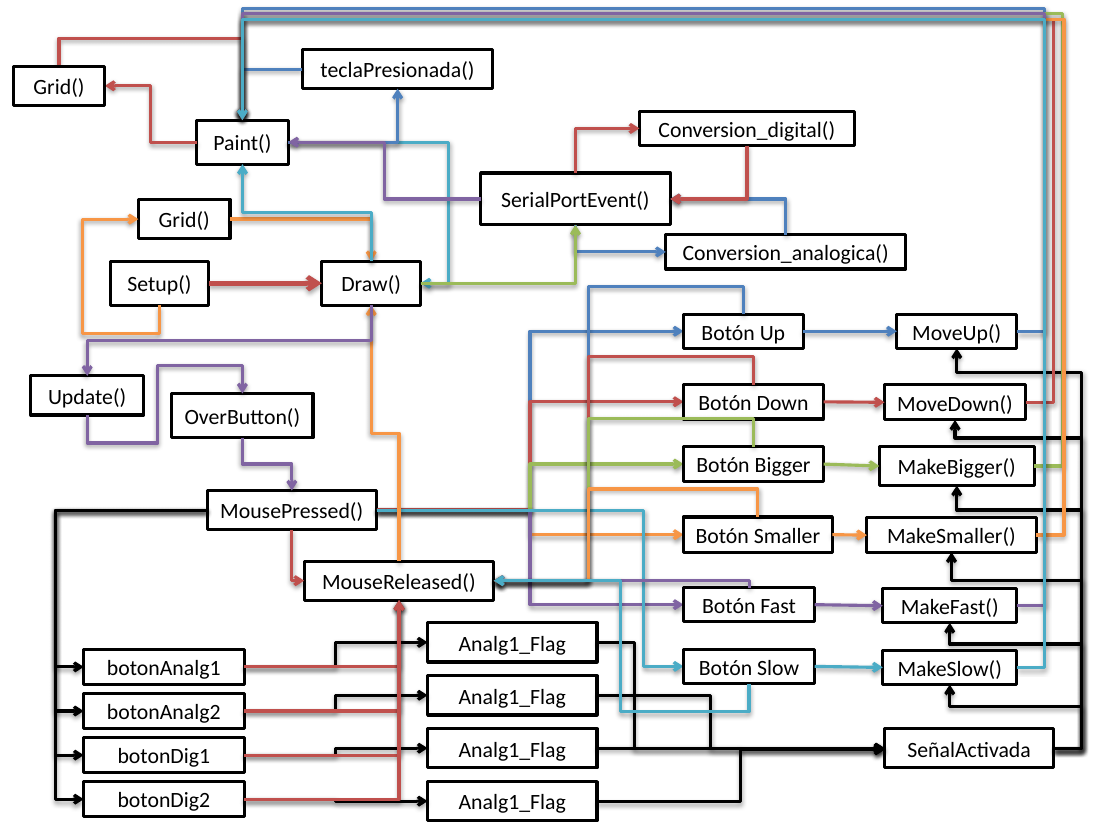
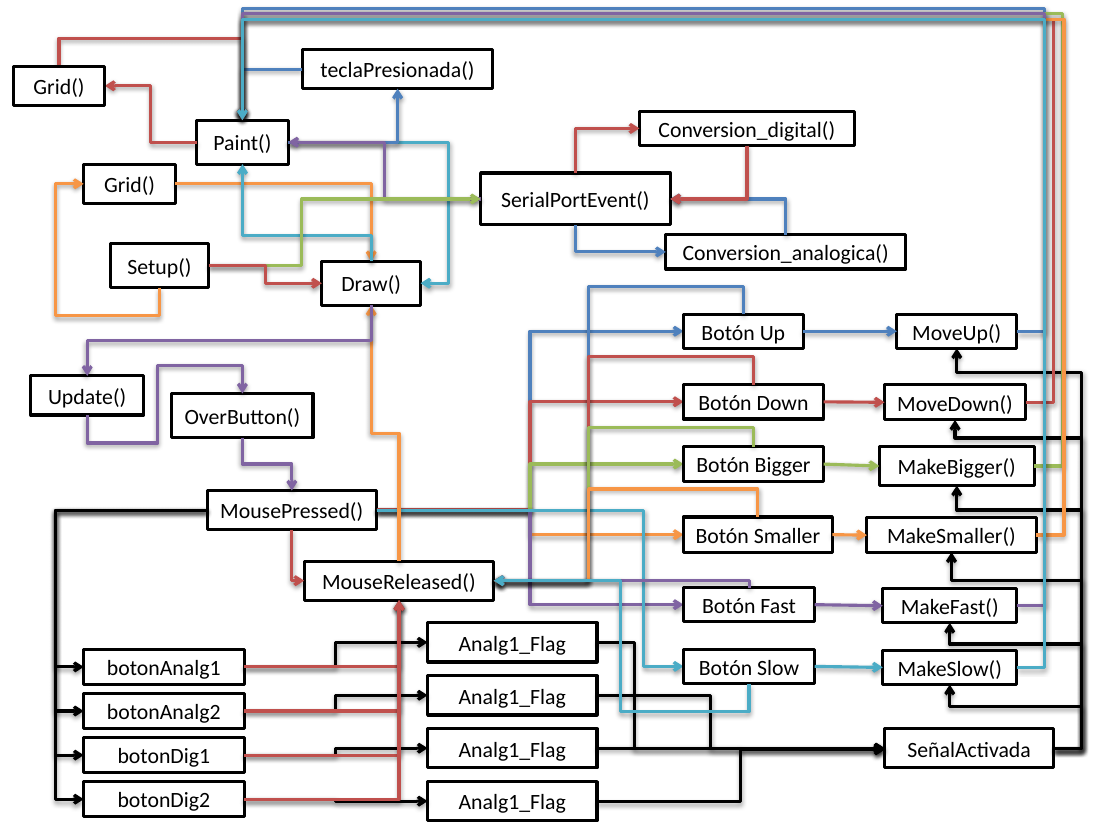
Before and after one commit to OscarEMoreno/EC3882_BrazoRobotico, a slide deck: slide 1 of Entrega Final/Interfaz_final/diagrama de bloques interfaz.pptx. Drawn at 1120x840 pixels with LibreOffice and Linux fonts; fonts in the diff are those of the drawing. Boxes give left, top, right and bottom in pixels: in the first picture for what was removed or moved away, otherwise in the second. Text is boxed around its words. In the diff, an @@ line names an element or a change of style, - is before the commit and + after.

```diff
--- a/Entrega Final/Interfaz_final/diagrama de bloques interfaz.pptx
+++ b/Entrega Final/Interfaz_final/diagrama de bloques interfaz.pptx
@@ rectangle "Grid()" moved from (x1=139, y1=199, x2=231, y2=239) to (x1=84, y1=165, x2=176, y2=204) @@
@@ elbow arrow (371, 261) - (243, 165): route changed @@
@@ elbow arrow moved from (159, 306) - (139, 220) to (159, 288) - (84, 184) @@
@@ elbow arrow moved from (230, 220) - (371, 261) to (176, 184) - (371, 261) @@
@@ elbow arrow moved from (421, 283) - (576, 225) to (209, 265) - (480, 199) @@
@@ rectangle "Setup()" moved from (x1=110, y1=261, x2=208, y2=305) to (x1=110, y1=244, x2=208, y2=288) @@
@@ elbow arrow added from (209, 265) to (321, 283), #C0504D 2 pt @@
@@ arrow removed from (209, 283) to (321, 283) @@
@@ elbow arrow (754, 447) - (494, 580): route changed @@
```
